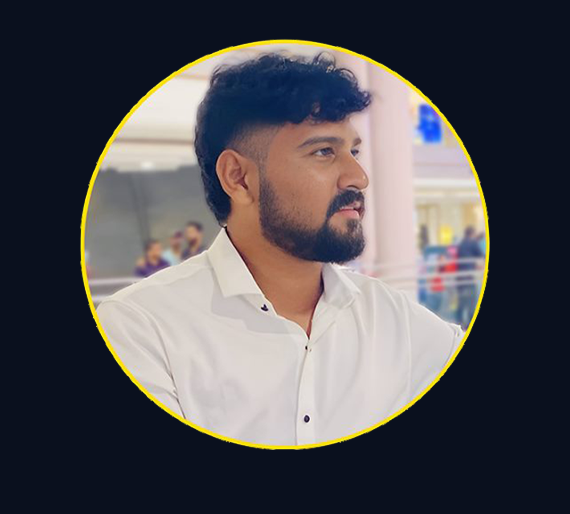
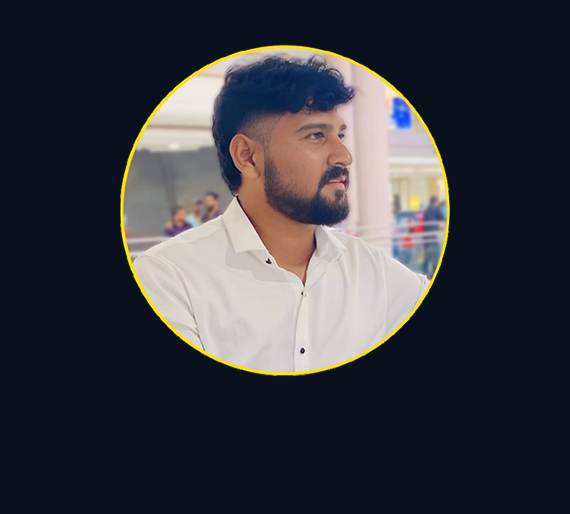
Comparing the layer stacks of the two 570x514 images. Changes:
painted on "about" over [80, 38, 490, 450]
